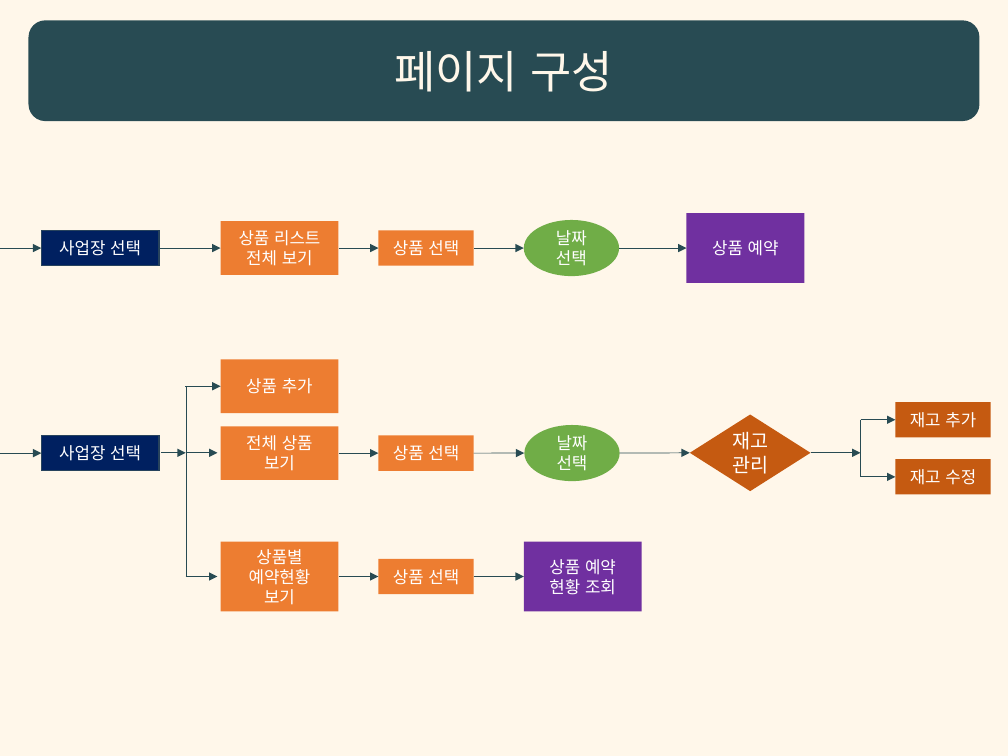
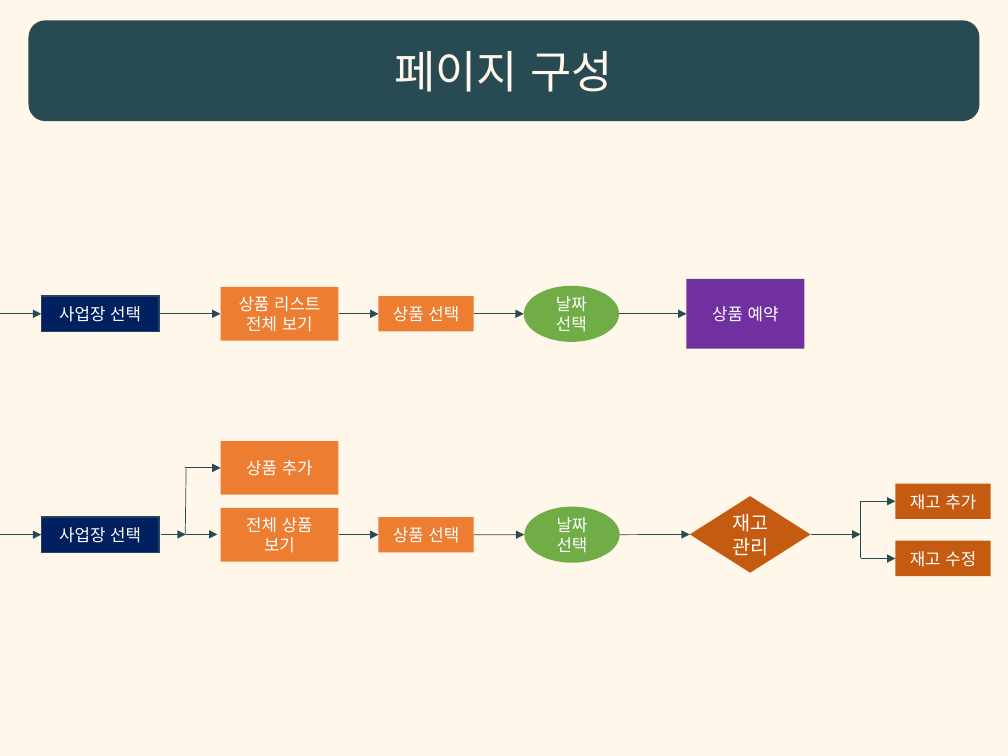
Before and after one commit to beyond-sw-camp/be01-2nd-2Team-PrivateStay, a slide deck: slide 9 of Documents/0_PrivateStay_발표.pptx (slide 8 before the commit). Drawn at 1008x756 pixels with LibreOffice and Linux fonts; fonts in the diff are those of the drawing. Boxes give left, top, right and bottom in pixels: in the first picture for what was removed or moved away, otherwise in the second. Text is boxed around its words. In the diff, an @@ line names an element or a change of style, - is before the commit and + after.

```diff
--- a/Documents/0_PrivateStay_발표.pptx
+++ b/Documents/0_PrivateStay_발표.pptx
@@ 5 arrows, 4 rectangles, 1 ellipse: place and size @@
-5 arrows, 4 rectangles, 1 ellipse at bbox=[0, 213, 804, 282]
+5 arrows, 4 rectangles, 1 ellipse at bbox=[0, 279, 804, 349]
@@ line moved from (186, 386) - (186, 577) to (186, 468) - (185, 534) @@
@@ rectangle removed at bbox=[221, 541, 339, 611] @@
-상품별 예약현황
-보기
@@ rectangle removed at bbox=[378, 558, 474, 594] @@
-상품 선택
@@ rectangle removed at bbox=[524, 541, 642, 611] @@
-상품 예약 현황 조회
@@ 10 arrows, 6 rectangles, 1 ellipse, 1 diamond, 1 line: place and size @@
-10 arrows, 6 rectangles, 1 ellipse, 1 diamond, 1 line at bbox=[0, 360, 991, 495]
+10 arrows, 6 rectangles, 1 ellipse, 1 diamond, 1 line at bbox=[0, 442, 991, 576]
@@ arrow removed from (185, 577) to (218, 577) @@
@@ arrow removed from (339, 577) to (378, 577) @@
@@ arrow removed from (474, 577) to (524, 577) @@
```
Also in this commit, not shown: 24 other slides changed, 2 slides added.
